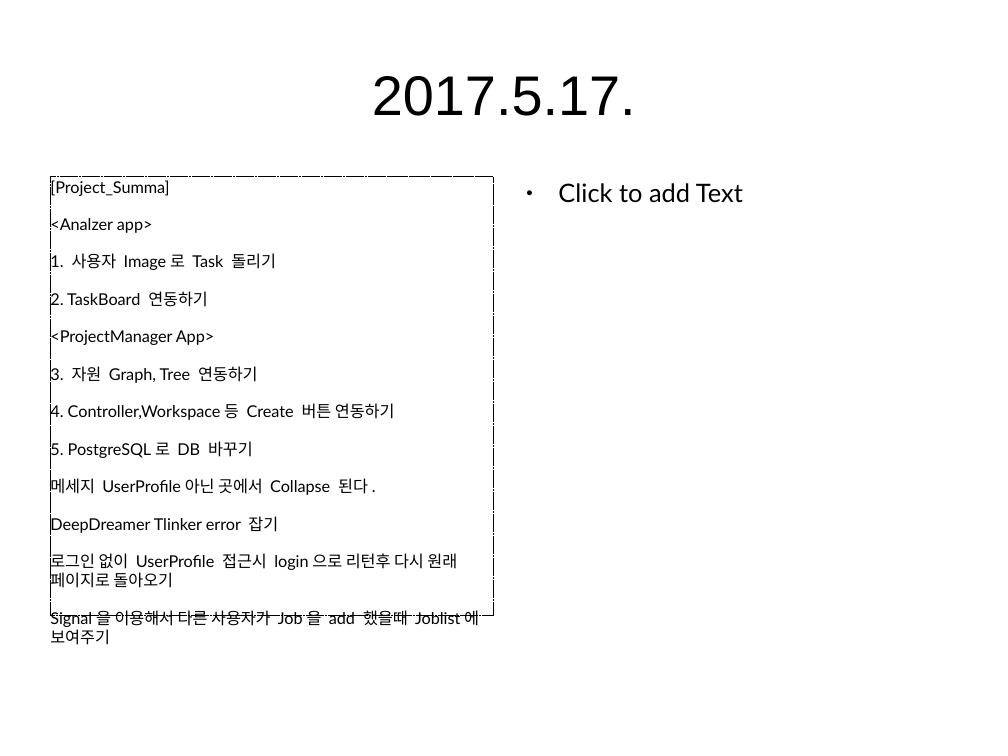
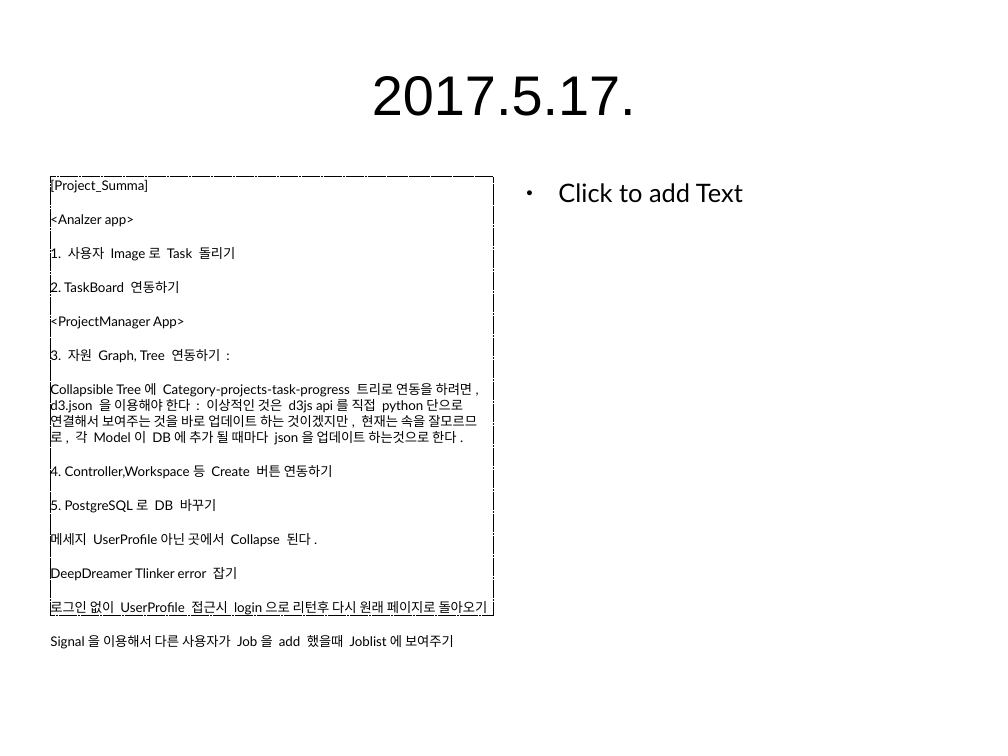
Before and after one commit to TedJeong/vipidly-vociferous, a slide deck: slide 4 of 개발일지.odp. Drawn at 1008x756 pixels with LibreOffice and Linux fonts; fonts in the diff are those of the drawing. Boxes give left, top, right and bottom in pixels: in the first picture for what was removed or moved away, otherwise in the second. Text is boxed around its words. In the diff, an @@ line names an element or a change of style, - is before the commit and + after.

```diff
--- a/개발일지.odp
+++ b/개발일지.odp
@@ text at box(50, 178, 488, 647): size 12.8 to 10.5 pt in "[Project_Summa]", "<Analzer app>", "1. 사용자 Image로 Task 돌리기", "2. TaskBoard 연동하기" and 7 more places @@
@@ text at box(50, 348, 477, 446): text changed; size 12.8 to 10.5 pt @@
-3. 자원 Graph, Tree 연동하기
+3. 자원 Graph, Tree 연동하기 :
+Collapsible Tree에 Category-projects-task-progress 트리로 연동을 하려면, d3.json 을 이용해야 한다 : 이상적인 것은 d3js api를 직접 python단으로 연결해서 보여주는 것을 바로 업데이트 하는 것이겠지만, 현재는 속을 잘모르므로, 각 Model이 DB에 추가 될 때마다 json을 업데이트 하는것으로 한다.
```
Also in this commit, not shown: 7 other files.
